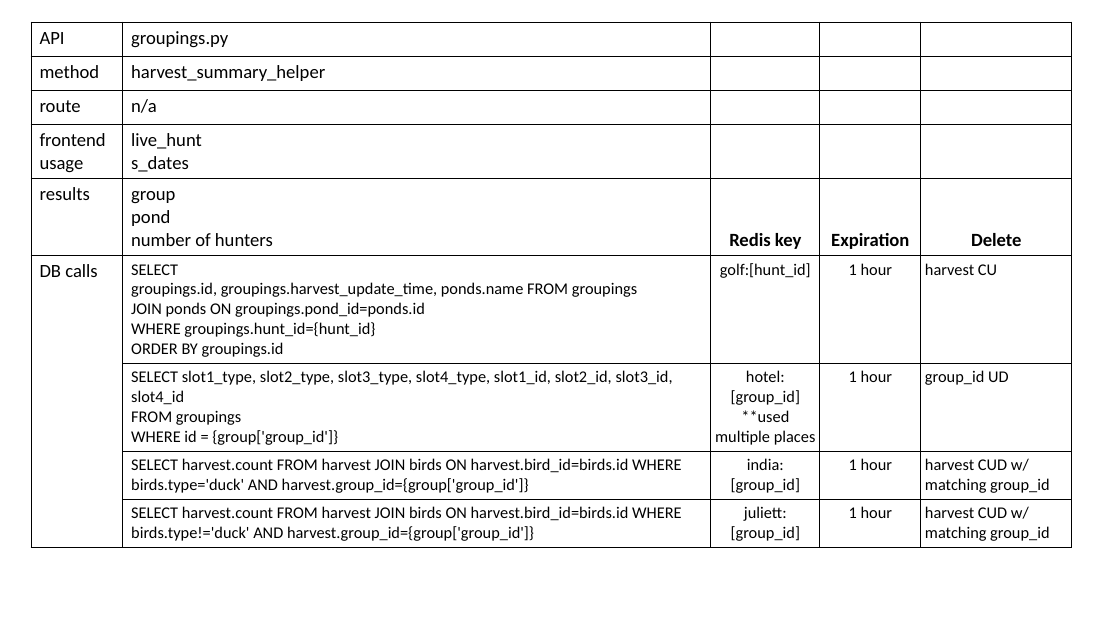
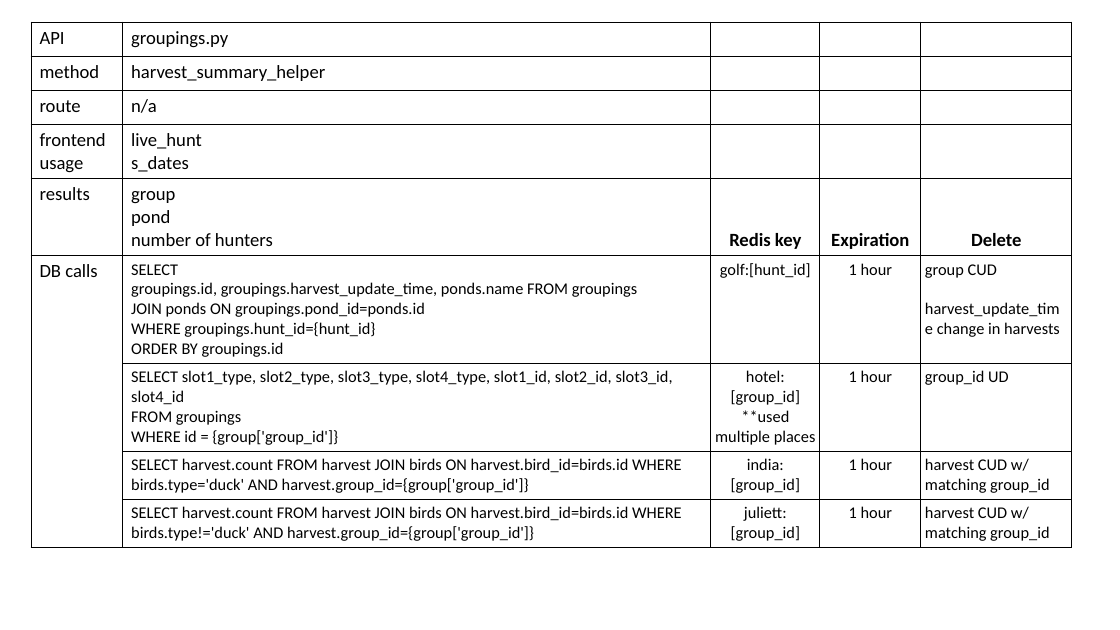
Before and after one commit to tc334/duck-club-app, a slide deck: slide 5 of docs/Redis.pptx. Drawn at 1120x630 pixels with LibreOffice and Linux fonts; fonts in the diff are those of the drawing. Boxes give left, top, right and bottom in pixels: in the first picture for what was removed or moved away, otherwise in the second. Text is boxed around its words. In the diff, an @@ line names an element or a change of style, - is before the commit and + after.

```diff
--- a/docs/Redis.pptx
+++ b/docs/Redis.pptx
@@ table at (31, 22, 1072, 545) @@
-row 6, column 5: harvest CU
+row 6, column 5: group CUD / harvest_update_time change in harvests
```
Also in this commit, not shown: 7 other files.
